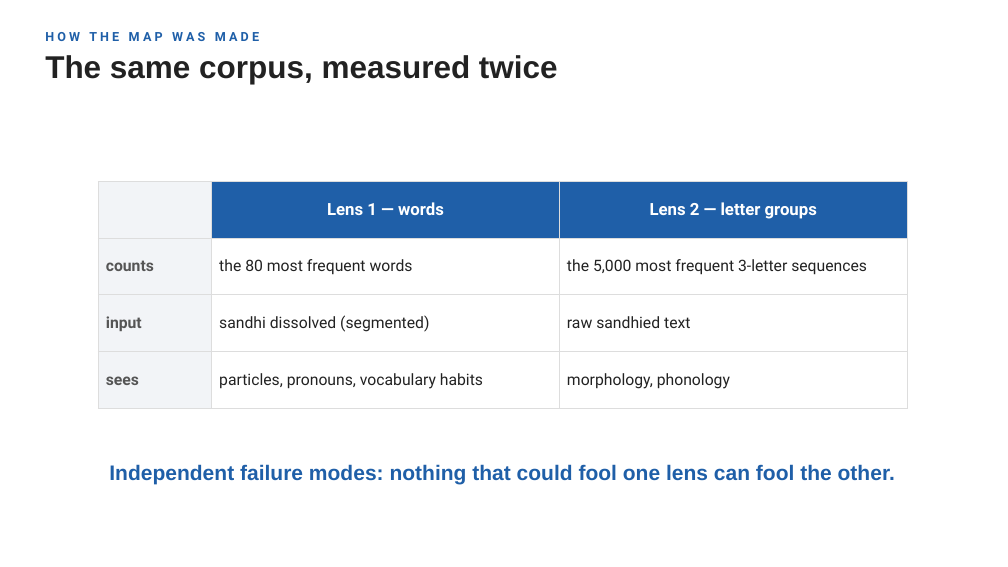
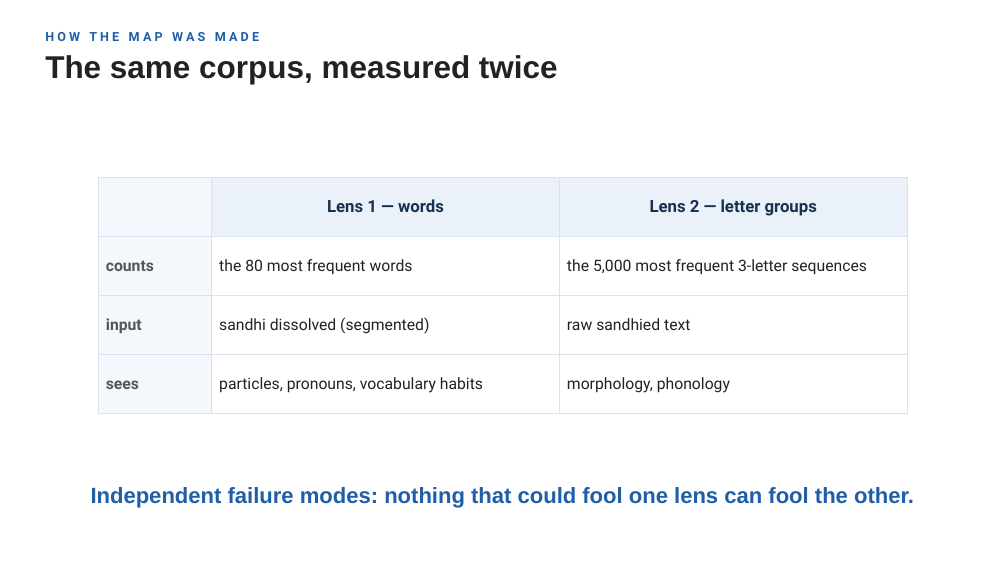
Before and after one commit to kengoharimoto/stylometry-experiments, a slide deck: slide 8 of materials/presentation_2026/chronology_stratification.pptx. Drawn at 1008x567 pixels with LibreOffice and Linux fonts; fonts in the diff are those of the drawing. Boxes give left, top, right and bottom in pixels: in the first picture for what was removed or moved away, otherwise in the second. Text is boxed around its words. In the diff, an @@ line names an element or a change of style, - is before the commit and + after.

```diff
--- a/materials/presentation_2026/chronology_stratification.pptx
+++ b/materials/presentation_2026/chronology_stratification.pptx
@@ table at (x1=98, y1=178, x2=907, y2=397) @@
@@ fill #F2F4F7 to #F4F8FC in 4 cells @@
@@ fill #1F5FA8 to #EAF1F9 in 2 cells @@
@@ text colour #FFFFFF to #16324F in "Lens 1 — words", "Lens 2 — letter groups" @@
@@ borders changed @@
@@ text "Independent failure modes: nothing that ..." moved from (x1=109, y1=464, x2=895, y2=485) to (x1=91, y1=487, x2=914, y2=508) @@
@@ text "Independent failure modes: nothing that ..." at (x1=91, y1=487, x2=914, y2=508): size 20 to 21 pt @@
```
Also in this commit, not shown: 14 other slides changed, 1 other file.
